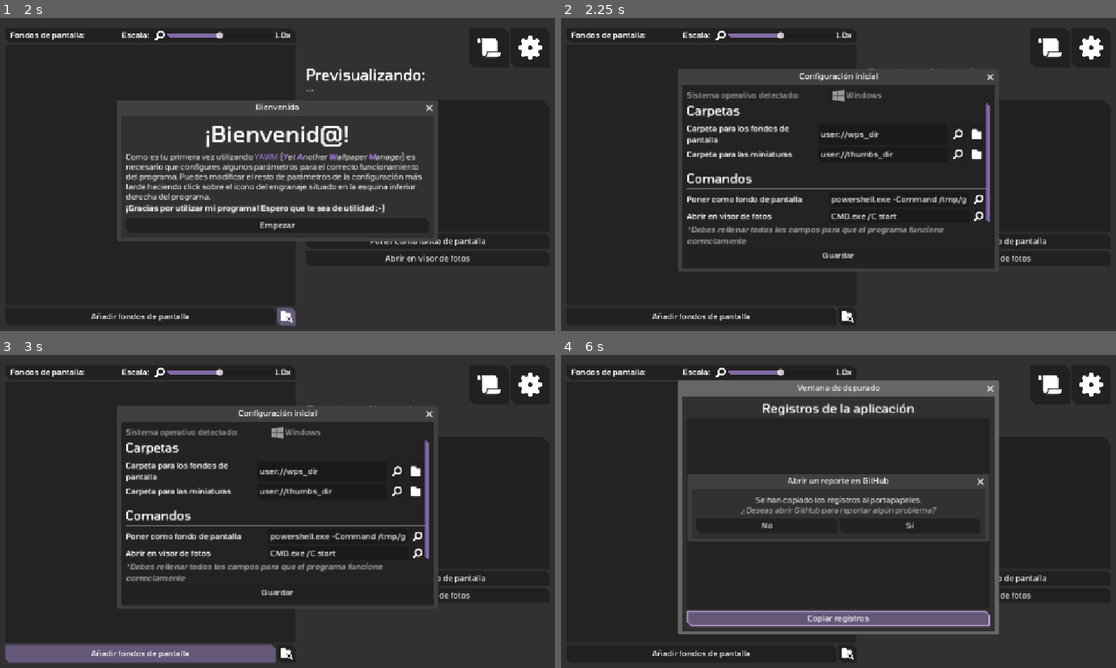
Above: before the commit, frames 1-4 (two rows, left to right).
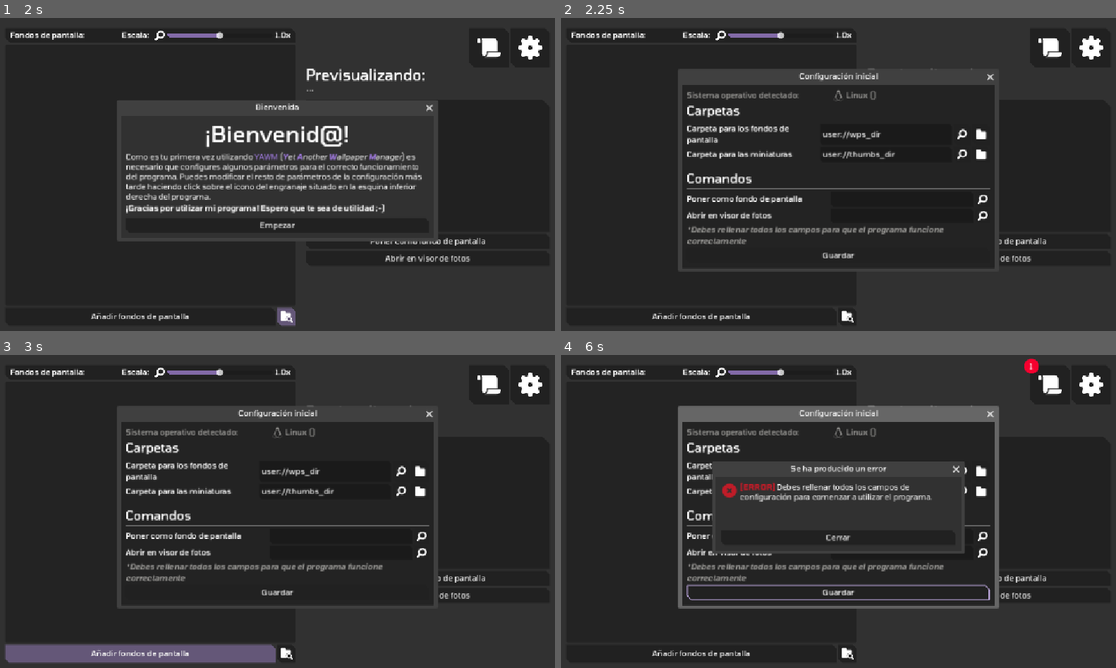
Above: after the commit, the same moments.

Repository: m0xn/yawm
Game: Godot game, scene res://scenes/Main.tscn
The game is run twice, just before and just after one commit, with the same random seed, the same clock (stepped at 60 frames per second) and the same inputs.
Inputs (mouse positions are in pixels of both pictures, inside the frame that each line leads up to):
- Up to frame 1 (2 s): click (288, 315) at 0.5 s; click (288, 315) at 1.25 s
- Up to frame 2 (2.25 s): click "Empezar" at 2 s
- Up to frame 3 (3 s): click "Añadir fondos de pantalla" at 2.75 s
- Up to frame 4 (6 s): click "Poner como fondo de pantalla" at 3.5 s; click "Abrir en visor de fotos" at 4.25 s; click (1049, 383) at 5 s; click (838, 617) at 5.75 s, where only the run before the commit has a clickable "Copiar registros"

Frame 1 is identical in both runs. In frame 2, 1.9% of the frame differs, in the area x 22-78%, y 22-66%; in frame 3, 1.9%; in frame 4, 17%, in the area x 21-87%, y 1-90%.

Commit message:
Forgot to remove test case with Windows

Diff:
--- a/scripts/windows/startup_settings_controller.gd
+++ b/scripts/windows/startup_settings_controller.gd
@@ -27,7 +27,7 @@
 	DirAccess.make_dir_absolute("user://thumbs_dir")
 	DirAccess.make_dir_absolute("user://prvw_dir")
 
-	var os_name = "Windows" # OS.get_name()
+	var os_name = OS.get_name()
 	var os_icon = load(os_icon_map[os_name])
 
 	%DetectedOSLogoTR.texture = os_icon
